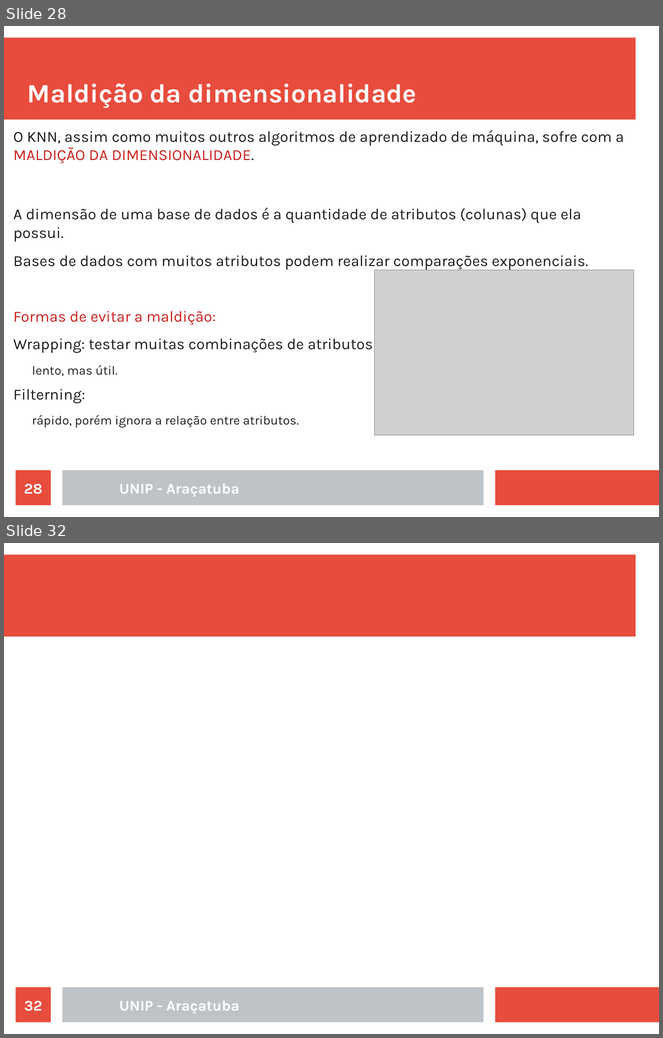
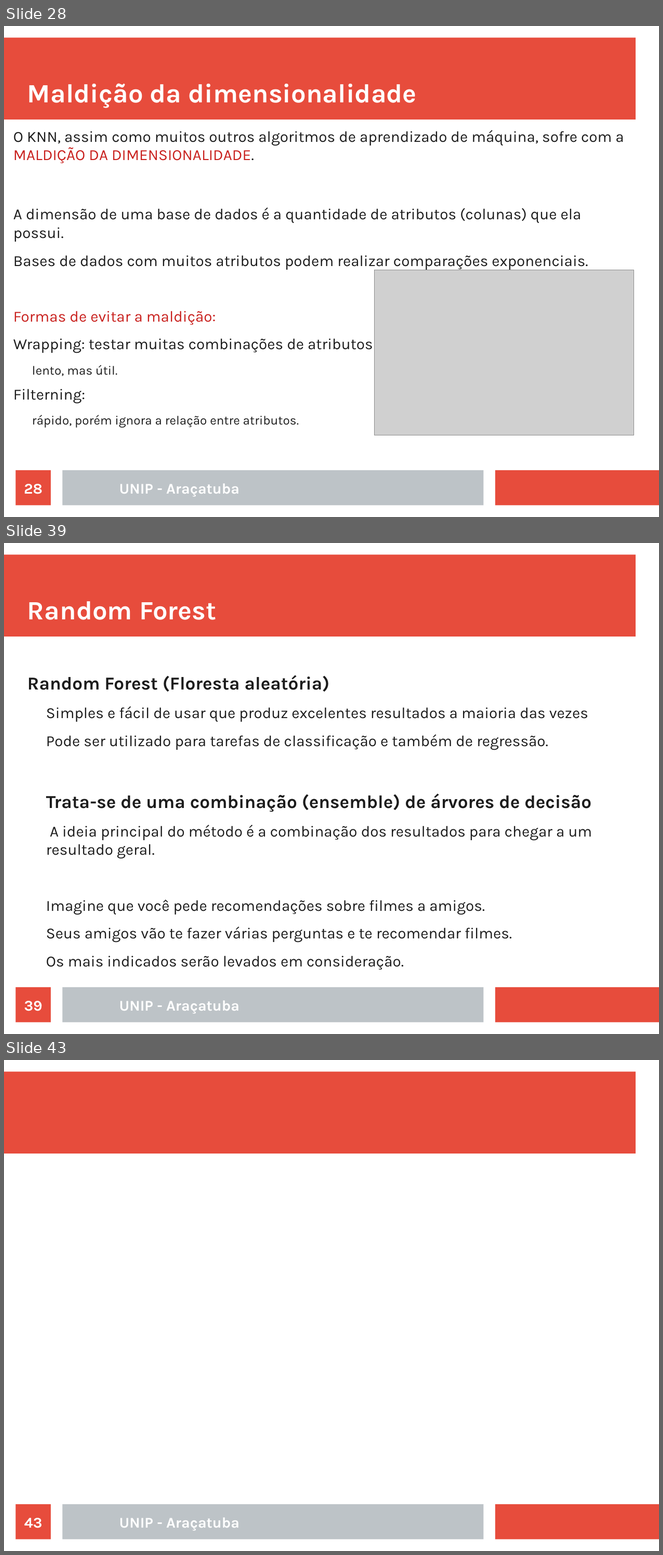
Before and after one commit to rafaelstojoao/pos-unip, a slide deck: [2020][modulo][Machine_Learning]/[aula]03[outrosAlgoritmos].odp. Shown one above the other, each under a label of ours: slides 28 and 32 before the commit, slides 28, 39 and 43 after it; the slides between them are not shown. The pictures are 663x1038 and 663x1555 pixels, drawn with LibreOffice and Linux fonts; fonts in the diff are those of the drawing; grey boxes stand for pictures. Boxes give left, top, right and bottom in pixels: in the first picture for what was removed or moved away, otherwise in the second. Text is boxed around its words. In the diff, an @@ line names an element or a change of style, - is before the commit and + after.

```diff
--- a/[2020][modulo][Machine_Learning]/[aula]03[outrosAlgoritmos].odp
+++ b/[2020][modulo][Machine_Learning]/[aula]03[outrosAlgoritmos].odp
@@ slide 39 added at [4,543,659,1034], background #FFFFFF; not listed: 3 template elements that a slide beside it also shows @@
@@ title added at [27,601,217,620], 32 pt, text #FFFFFF, bold @@
+Random Forest
@@ text added at [27,675,593,970], 18.7 pt, text #1C1C1C @@
+Random Forest (Floresta aleatória)
+  Simples e fácil de usar que produz excelentes resultados a maioria das vezes
+  Pode ser utilizado para tarefas de classificação e também de regressão.
+Trata-se de uma combinação (ensemble) de árvores de decisão
+  A ideia principal do método é a combinação dos resultados para chegar a um resultado geral.
+  Imagine que você pede recomendações sobre filmes a amigos.
+  Seus amigos vão te fazer várias perguntas e te recomendar filmes.
+  Os mais indicados serão levados em consideração.
@@ page number added at [16,988,51,1023], fill #E74C3C, 18 pt, text #FFFFFF, bold @@
+39
@@ text added at [119,1001,240,1014], 18 pt, text #FFFFFF, bold @@
+UNIP - Araçatuba
@@ what was slide 32 is now slide 43 @@
@@ page number at [24,1518,42,1529]: text changed @@
-32
+43
```
Also in this commit, not shown: 5 slides changed, 14 other slides added, 33 slides removed, 6 other files.
